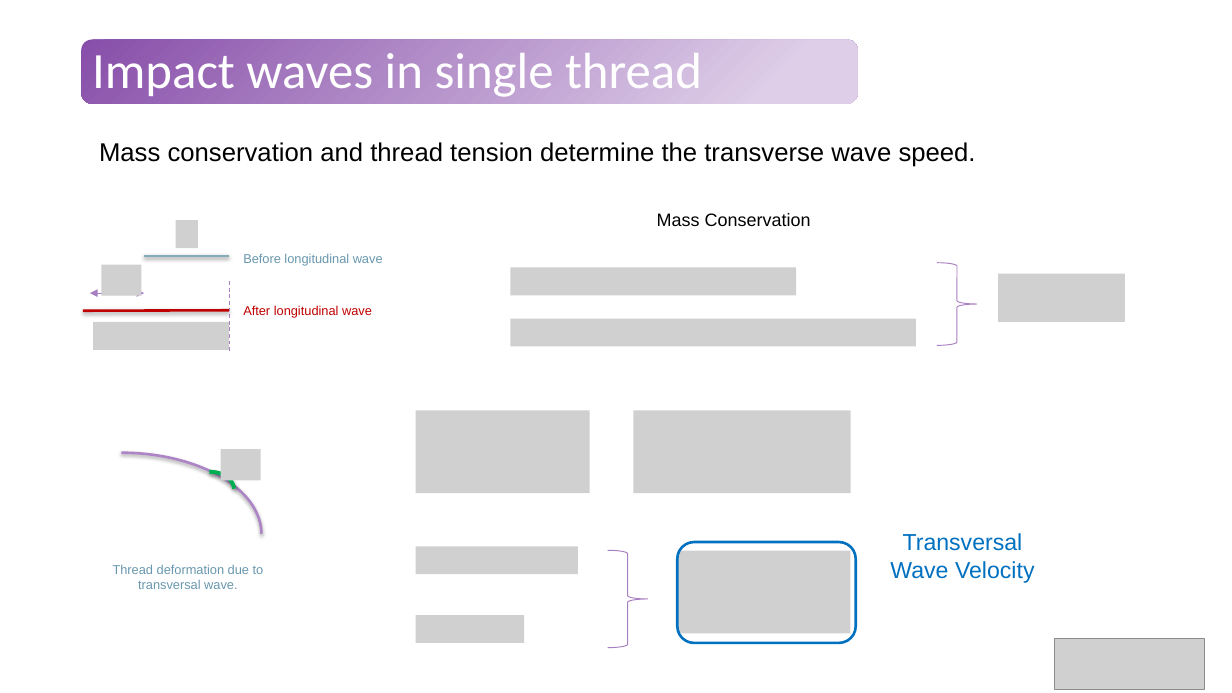
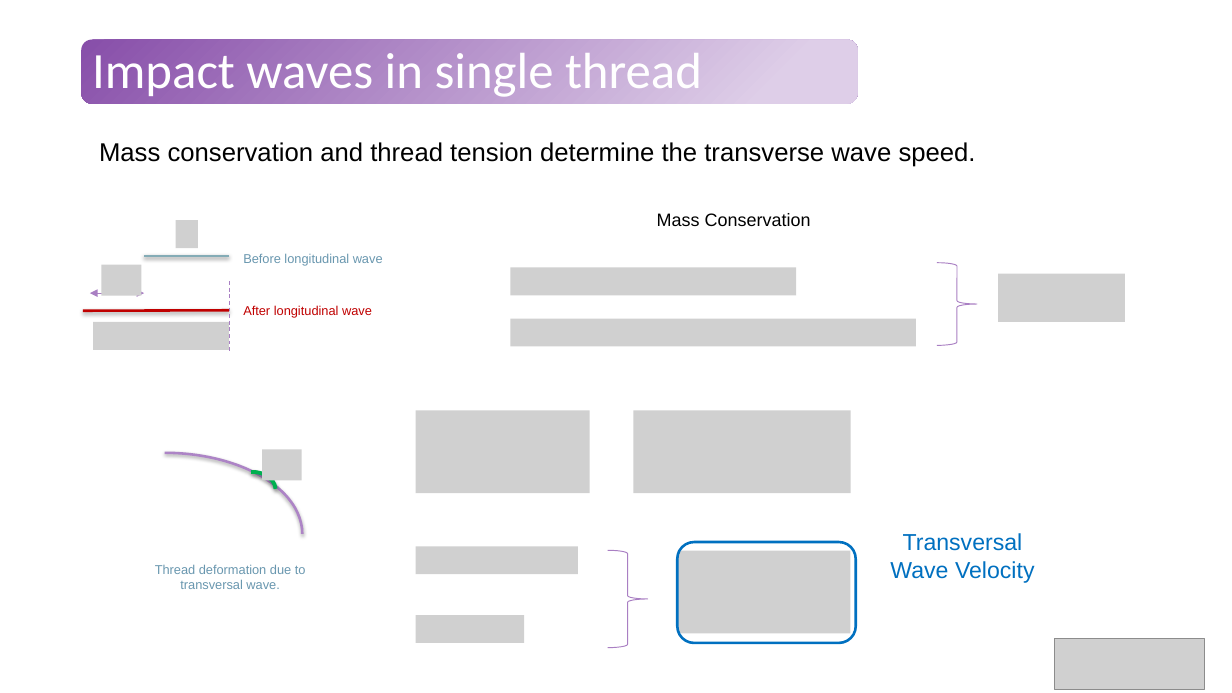
Before and after one commit to Tavi681/PoliPhysics, a slide deck: slide 6 of Tema 2/paper/Tema2.pptx. Drawn at 1232x693 pixels with LibreOffice and Linux fonts; fonts in the diff are those of the drawing; grey boxes stand for pictures. Boxes give left, top, right and bottom in pixels: in the first picture for what was removed or moved away, otherwise in the second. Text is boxed around its words. In the diff, an @@ line names an element or a change of style, - is before the commit and + after.

```diff
--- a/Tema 2/paper/Tema2.pptx
+++ b/Tema 2/paper/Tema2.pptx
@@ picture removed at bbox=[221, 449, 261, 481] @@
@@ picture added at bbox=[262, 449, 302, 481] @@
@@ arc (boxed as its full ellipse): place and size @@
-arc (boxed as its full ellipse) at bbox=[0, 453, 262, 616]
+arc (boxed as its full ellipse) at bbox=[27, 453, 302, 616]
@@ arc (boxed as its full ellipse): place and size @@
-arc (boxed as its full ellipse) at bbox=[188, 472, 235, 507]
+arc (boxed as its full ellipse) at bbox=[229, 472, 275, 507]
@@ text "Thread deformation due to transversal ...": place and size @@
-text "Thread deformation due to transversal ..." at bbox=[113, 564, 264, 589]
+text "Thread deformation due to transversal ..." at bbox=[155, 564, 306, 589]
```
Also in this commit, not shown: 9 other slides changed, 12 slides added, 2 slides removed.
